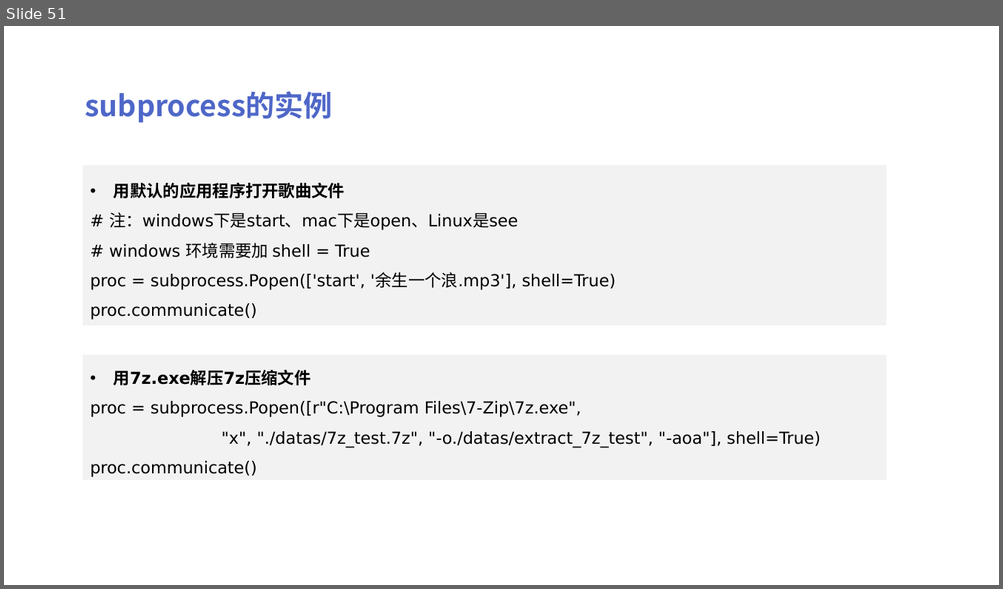
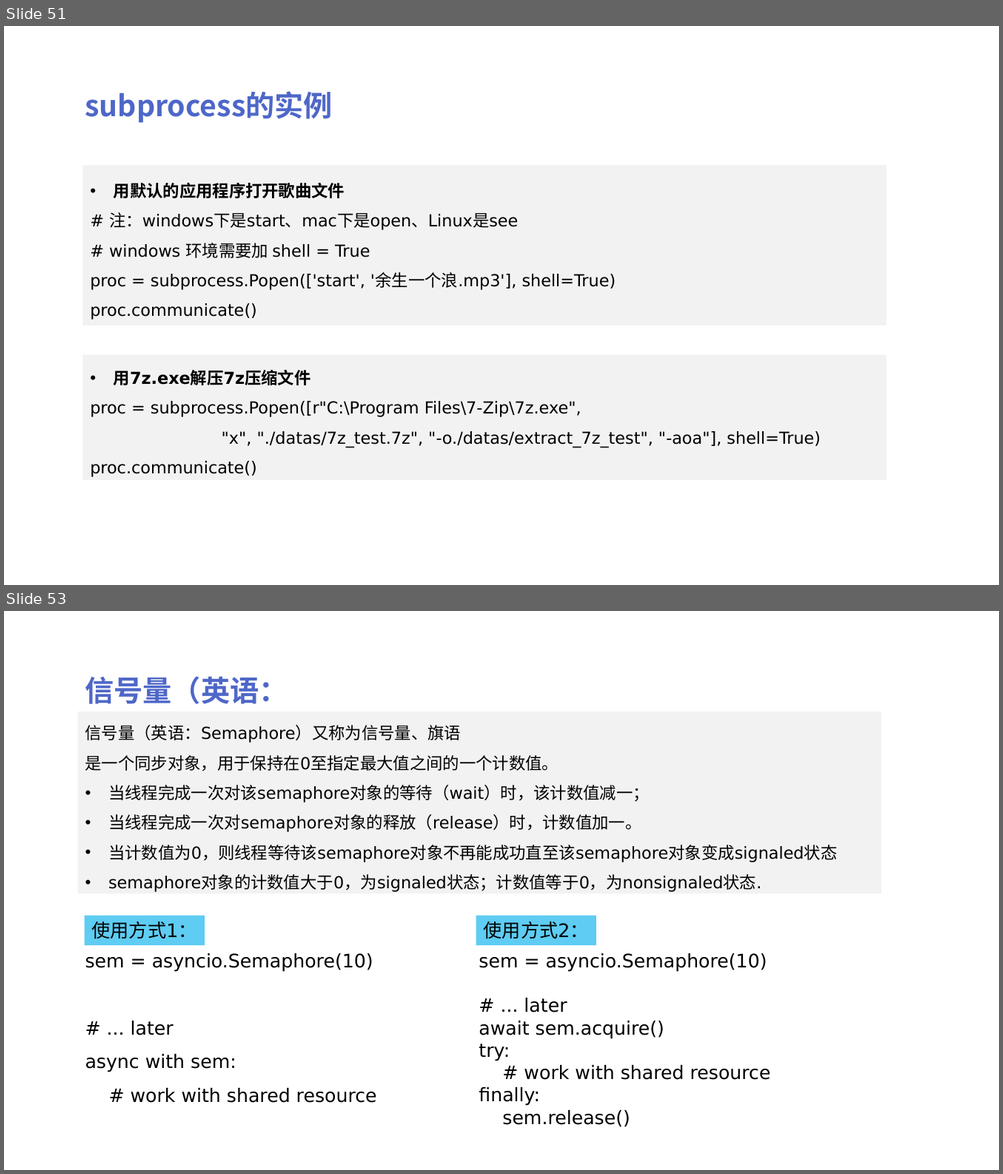
Before and after one commit to peiss/ant-learn-python-concurrent, a slide deck: Python并发编程简介.pptx. Shown one above the other, each under a label of ours: slide 51 before the commit, slides 51 and 53 after it; the slides between them are not shown. The pictures are 1003x589 and 1003x1174 pixels, drawn with LibreOffice and Linux fonts; fonts in the diff are those of the drawing. Boxes give left, top, right and bottom in pixels: in the first picture for what was removed or moved away, otherwise in the second. Text is boxed around its words. In the diff, an @@ line names an element or a change of style, - is before the commit and + after.

Commit message:
asyncio semaphore

```diff
--- a/Python并发编程简介.pptx
+++ b/Python并发编程简介.pptx
@@ slide 53 added at <box>4,611,999,1170</box>, background #FFFFFF @@
@@ rectangle added at <box>78,712,882,894</box>, fill #F2F2F2, 16 pt, text #000000 @@
+信号量（英语：Semaphore）又称为信号量、旗语
+是一个同步对象，用于保持在0至指定最大值之间的一个计数值。
+• 当线程完成一次对该semaphore对象的等待（wait）时，该计数值减一；
+• 当线程完成一次对semaphore对象的释放（release）时，计数值加一。
+• 当计数值为0，则线程等待该semaphore对象不再能成功直至该semaphore对象变成signaled状态
+• semaphore对象的计数值大于0，为signaled状态；计数值等于0，为nonsignaled状态.
@@ text added at <box>85,725,461,743</box>, 28 pt, text #4E67C8, bold @@
+信号量（英语：Semaphore）
@@ rectangle added at <box>85,915,205,945</box>, fill #5ECCF3, 18 pt, text #000000 @@
+使用方式1：
@@ rectangle added at <box>476,915,597,945</box>, fill #5ECCF3, 18 pt, text #000000 @@
+使用方式2：
@@ text added at <box>85,954,377,1103</box>, 18 pt, text #000000 @@
+sem = asyncio.Semaphore(10)
+# ... later
+async with sem:
+# work with shared resource
@@ text added at <box>478,954,771,1128</box>, 18 pt, text #000000 @@
+sem = asyncio.Semaphore(10)
+# ... later
+await sem.acquire()
+try:
+# work with shared resource
+finally:
+sem.release()
```
Also in this commit, not shown: 1 other slide added, 1 other file.
